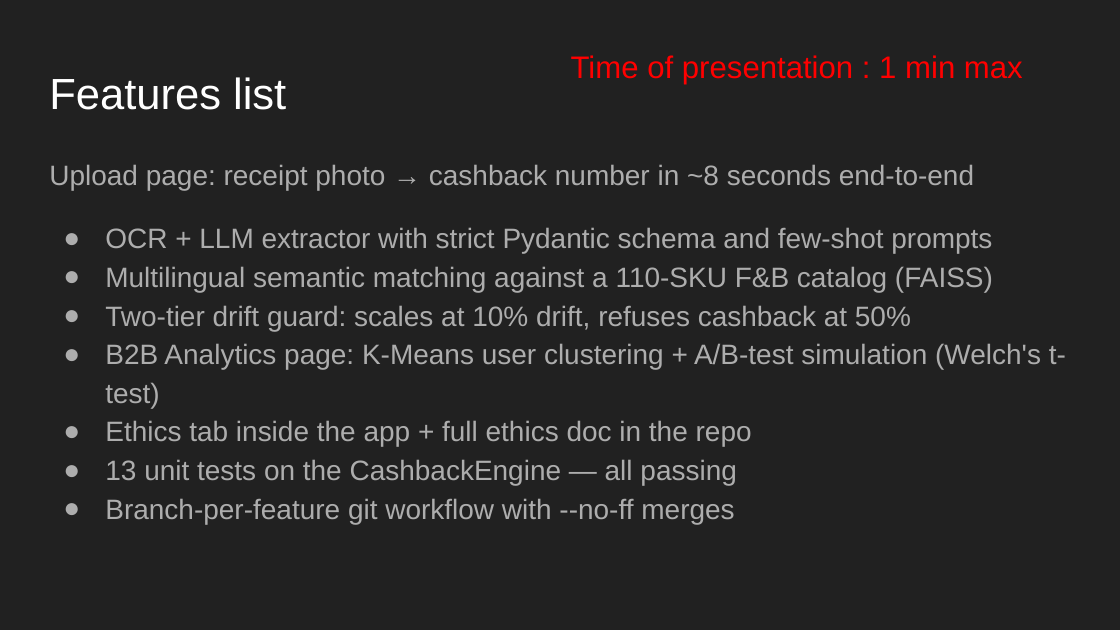
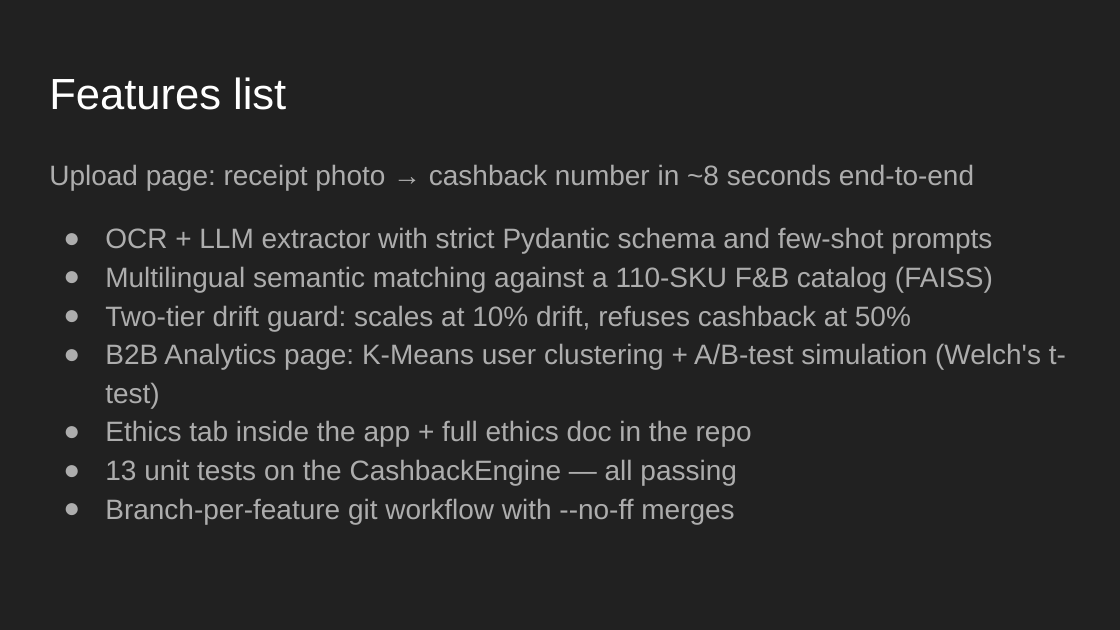
Before and after one commit to alexgl77/receipt-to-cashback, a slide deck: slide 4 of presentation/Receipt-to-Cashback.pptx. Drawn at 1120x630 pixels with LibreOffice and Linux fonts; fonts in the diff are those of the drawing. Boxes give left, top, right and bottom in pixels: in the first picture for what was removed or moved away, otherwise in the second. Text is boxed around its words. In the diff, an @@ line names an element or a change of style, - is before the commit and + after.

```diff
--- a/presentation/Receipt-to-Cashback.pptx
+++ b/presentation/Receipt-to-Cashback.pptx
@@ title removed at <box>571,55,1023,85</box> @@
-Time of presentation : 1 min max
```
Also in this commit, not shown: 5 other slides changed, 1 other file.
